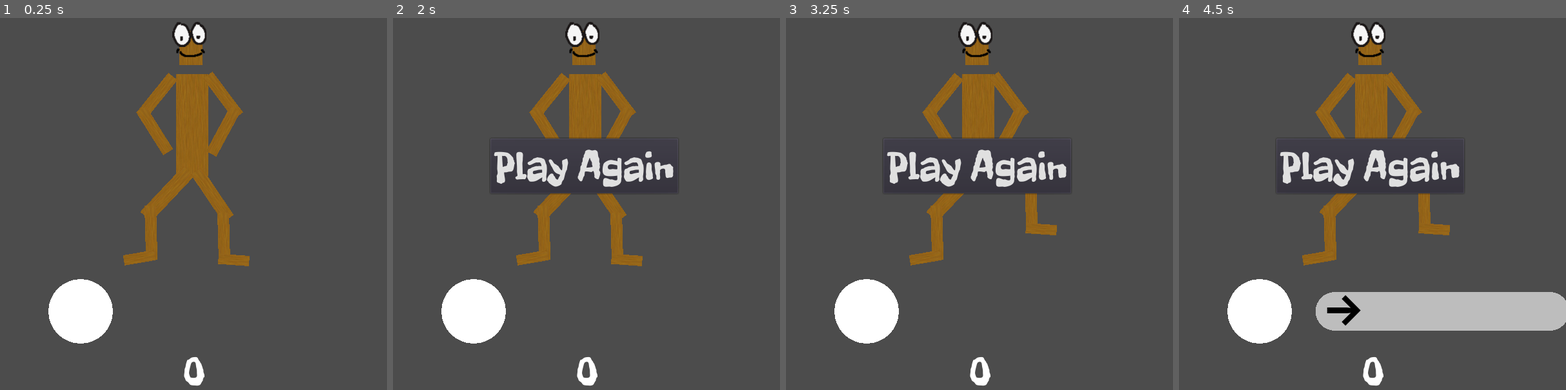
Above: before the commit, frames 1-4 (left to right).
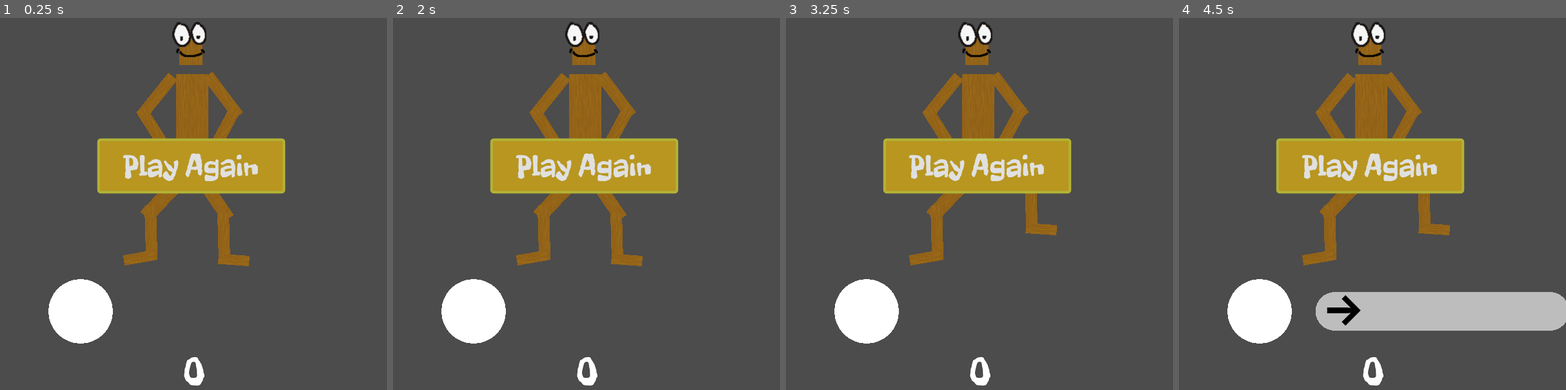
Above: after the commit, the same moments.

Repository: doctor-g/LD52
Game: Godot game, scene res://Game/Game.tscn
Two runs of this game, one before a commit and one after it. Both use one fixed random seed, a clock stepped at 60 frames per second and the inputs below. Sound files missing from this copy of the repository are replaced by a short silence.
Inputs:
- Up to frame 1 (0.25 s): no input
- Up to frame 2 (2 s): click "Play Again" at 0.5 s; click "Play Again" at 1.25 s
- Up to frame 3 (3.25 s): click "Play Again" at 2 s; hold Right (ui_right) from 2.78 s (still down)
- Up to frame 4 (4.5 s): tap Enter at 3.5 s; release Right (ui_right) at 3.53 s; hold Down (ui_down) 3.53-4.28 s; hold Right (ui_right) from 4.28 s (still down)

The runs differ from the first frame. In frame 1, 7.1% of the frame differs, in the area x 25-74%, y 32-48%; in frame 2, 6.8%; in frame 3, 6.8%; in frame 4, 6.8%.

Commit message:
Add a main menu screen
This required some ad hoc handling of themes and fonts. I am not fully
happy with it, but it's a jam.

Diff:
--- a/project/Game/Game.tscn
+++ b/project/Game/Game.tscn
@@ -6,6 +6,12 @@
 [ext_resource path="res://UI/HUD.tscn" type="PackedScene" id=4]
 [ext_resource path="res://Game/HighlightArea.gd" type="Script" id=5]
 [ext_resource path="res://UI/theme.tres" type="Theme" id=6]
+[ext_resource path="res://FreckleFace-Regular.ttf" type="DynamicFontData" id=7]
+
+[sub_resource type="DynamicFont" id=1]
+size = 48
+use_filter = true
+font_data = ExtResource( 7 )
 
 [node name="Game" type="Control"]
 anchor_right = 1.0
@@ -23,7 +29,6 @@
 
 [node name="PlayAgainButton" type="Button" parent="."]
 unique_name_in_owner = true
-visible = false
 anchor_left = 0.5
 anchor_top = 0.5
 anchor_right = 0.5
@@ -32,6 +37,7 @@
 margin_top = -100.0
 margin_right = 142.0
 margin_bottom = -15.0
+custom_fonts/font = SubResource( 1 )
 text = "Play Again"
 
 [node name="TargetGroup" type="Node2D" parent="."]
--- a/project/UI/HUD.tscn
+++ b/project/UI/HUD.tscn
@@ -1,8 +1,15 @@
-[gd_scene load_steps=4 format=2]
+[gd_scene load_steps=5 format=2]
 
 [ext_resource path="res://UI/HUD.gd" type="Script" id=1]
 [ext_resource path="res://UI/theme.tres" type="Theme" id=2]
-[ext_resource path="res://UI/text_font.tres" type="DynamicFont" id=3]
+[ext_resource path="res://FreckleFace-Regular.ttf" type="DynamicFontData" id=3]
+
+[sub_resource type="DynamicFont" id=1]
+size = 64
+outline_size = 1
+outline_color = Color( 0.247059, 0.247059, 0.247059, 1 )
+use_filter = true
+font_data = ExtResource( 3 )
 
 [node name="HUD" type="Control"]
 anchor_right = 1.0
@@ -18,6 +25,6 @@
 margin_left = -47.0
 margin_top = -79.0
 margin_right = 49.0
-custom_fonts/font = ExtResource( 3 )
+custom_fonts/font = SubResource( 1 )
 text = "100"
 align = 1
--- /dev/null
+++ b/project/UI/MainMenuScreen.gd
@@ -0,0 +1,6 @@
+extends Control
+
+
+func _on_PlayButton_pressed():
+	# warning-ignore:return_value_discarded
+	get_tree().change_scene_to(preload("res://Game/Game.tscn"))
--- /dev/null
+++ b/project/UI/MainMenuScreen.tscn
@@ -0,0 +1,59 @@
+[gd_scene load_steps=7 format=2]
+
+[ext_resource path="res://FreckleFace-Regular.ttf" type="DynamicFontData" id=1]
+[ext_resource path="res://UI/theme.tres" type="Theme" id=2]
+[ext_resource path="res://UI/MainMenuScreen.gd" type="Script" id=3]
+
+[sub_resource type="DynamicFont" id=1]
+size = 92
+use_filter = true
+font_data = ExtResource( 1 )
+
+[sub_resource type="DynamicFont" id=2]
+size = 32
+use_filter = true
+font_data = ExtResource( 1 )
+
+[sub_resource type="DynamicFont" id=3]
+size = 48
+use_filter = true
+font_data = ExtResource( 1 )
+
+[node name="MainMenuScreen" type="Control"]
+anchor_right = 1.0
+anchor_bottom = 1.0
+theme = ExtResource( 2 )
+script = ExtResource( 3 )
+
+[node name="ColorRect" type="ColorRect" parent="."]
+anchor_right = 1.0
+anchor_bottom = 1.0
+color = Color( 0.576471, 0.32549, 0.0784314, 1 )
+
+[node name="Logo" type="Label" parent="."]
+margin_left = 20.0
+margin_top = 168.0
+margin_right = 556.0
+margin_bottom = 282.0
+rect_rotation = -11.2181
+custom_fonts/font = SubResource( 1 )
+text = "Ol' Limberlegs"
+
+[node name="About" type="Label" parent="."]
+margin_left = 58.0
+margin_top = 506.0
+margin_right = 545.0
+margin_bottom = 620.0
+custom_fonts/font = SubResource( 2 )
+text = "©2022 Paul Gestwicki
+Made for Ludum Dare 52 (\"Harvest\")"
+
+[node name="PlayButton" type="Button" parent="."]
+margin_left = 182.0
+margin_top = 364.0
+margin_right = 430.0
+margin_bottom = 430.0
+custom_fonts/font = SubResource( 3 )
+text = "Hootenanny"
+
+[connection signal="pressed" from="PlayButton" to="." method="_on_PlayButton_pressed"]
--- a/project/UI/text_font.tres
+++ /dev/null
@@ -1,7 +0,0 @@
-[gd_resource type="DynamicFont" load_steps=2 format=2]
-
-[ext_resource path="res://FreckleFace-Regular.ttf" type="DynamicFontData" id=1]
-
-[resource]
-size = 64
-font_data = ExtResource( 1 )
--- a/project/UI/theme.tres
+++ b/project/UI/theme.tres
@@ -1,6 +1,48 @@
-[gd_resource type="Theme" load_steps=2 format=2]
+[gd_resource type="Theme" load_steps=6 format=2]
 
-[ext_resource path="res://UI/text_font.tres" type="DynamicFont" id=1]
+[ext_resource path="res://FreckleFace-Regular.ttf" type="DynamicFontData" id=1]
+
+[sub_resource type="StyleBoxFlat" id=4]
+bg_color = Color( 0.72549, 0.592157, 0.129412, 1 )
+border_width_left = 4
+border_width_top = 4
+border_width_right = 4
+border_width_bottom = 4
+corner_radius_top_left = 5
+corner_radius_top_right = 5
+corner_radius_bottom_right = 5
+corner_radius_bottom_left = 5
+
+[sub_resource type="StyleBoxFlat" id=2]
+bg_color = Color( 0.72549, 0.592157, 0.129412, 1 )
+border_width_left = 4
+border_width_top = 4
+border_width_right = 4
+border_width_bottom = 4
+border_color = Color( 0.698039, 0.701961, 0.215686, 1 )
+corner_radius_top_left = 5
+corner_radius_top_right = 5
+corner_radius_bottom_right = 5
+corner_radius_bottom_left = 5
+
+[sub_resource type="StyleBoxFlat" id=5]
+bg_color = Color( 0.698039, 0.701961, 0.215686, 1 )
+border_width_left = 4
+border_width_top = 4
+border_width_right = 4
+border_width_bottom = 4
+border_color = Color( 0.698039, 0.701961, 0.215686, 1 )
+corner_radius_top_left = 5
+corner_radius_top_right = 5
+corner_radius_bottom_right = 5
+corner_radius_bottom_left = 5
+
+[sub_resource type="DynamicFont" id=1]
+use_filter = true
+font_data = ExtResource( 1 )
 
 [resource]
-default_font = ExtResource( 1 )
+default_font = SubResource( 1 )
+Button/styles/hover = SubResource( 4 )
+Button/styles/normal = SubResource( 2 )
+Button/styles/pressed = SubResource( 5 )
Not shown: 1 places in project/Game/Game.tscn that only renumber resources
